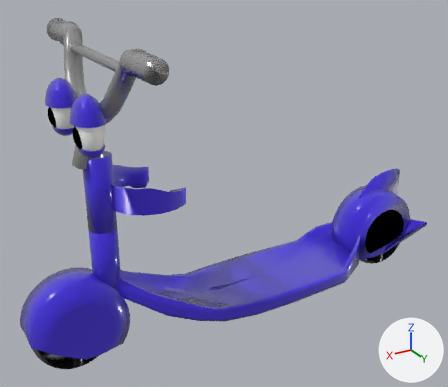
The Blender file 01-Models/RollerMännlJona.blend as it was, and as the next commit left it.
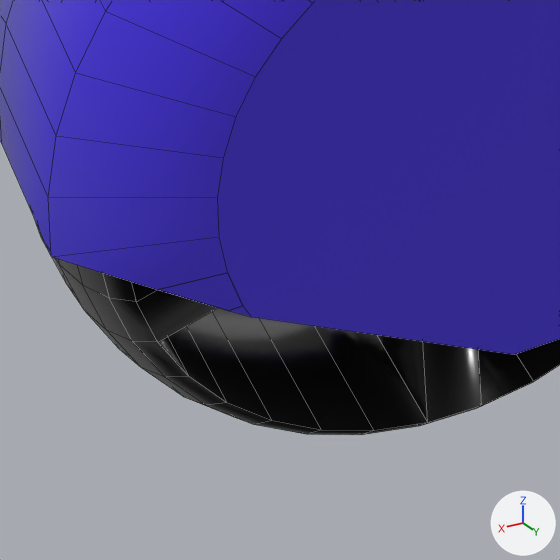
The first picture shows the older version from a 50 mm camera at (0.18, 1.306, 0.995) aimed at (-0.462, 0.236, 0.46). The close-ups show both versions on the part from 6% to 21% of the width and 82% to 99% of the height of that picture; other places that the commit changed are outside them. Lighting does not change. The marker at lower right points along +X, +Y and +Z. The close-ups show mesh edges as thin lines.

The first close-up shows 'Rad vorne', 'reifen vorne'.
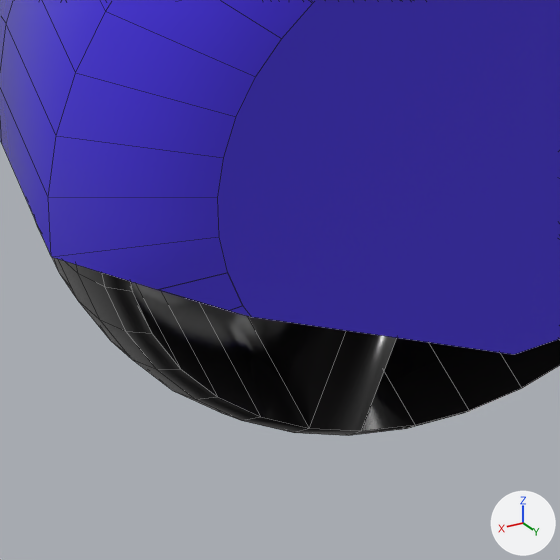
Pixel boxes (x1, y1, x2, y2) of what changed, in the close-ups (560 x 560 px):
```json
{"object": "reifen vorne", "change": "turned", "before": [35, 221, 560, 435], "after": [35, 221, 560, 436]}
```

The change, as JSON lines over the scene's bpy script:
```json
{"op": "set", "path": "ob_reifen_vorne.rotation_euler", "old": "(1.571, 0.0, 0.0)", "new": "(1.571, 8.396, 0.0)", "note": "degrees (90, 0, 0) -> degrees (90, 121, 0)"}
```
